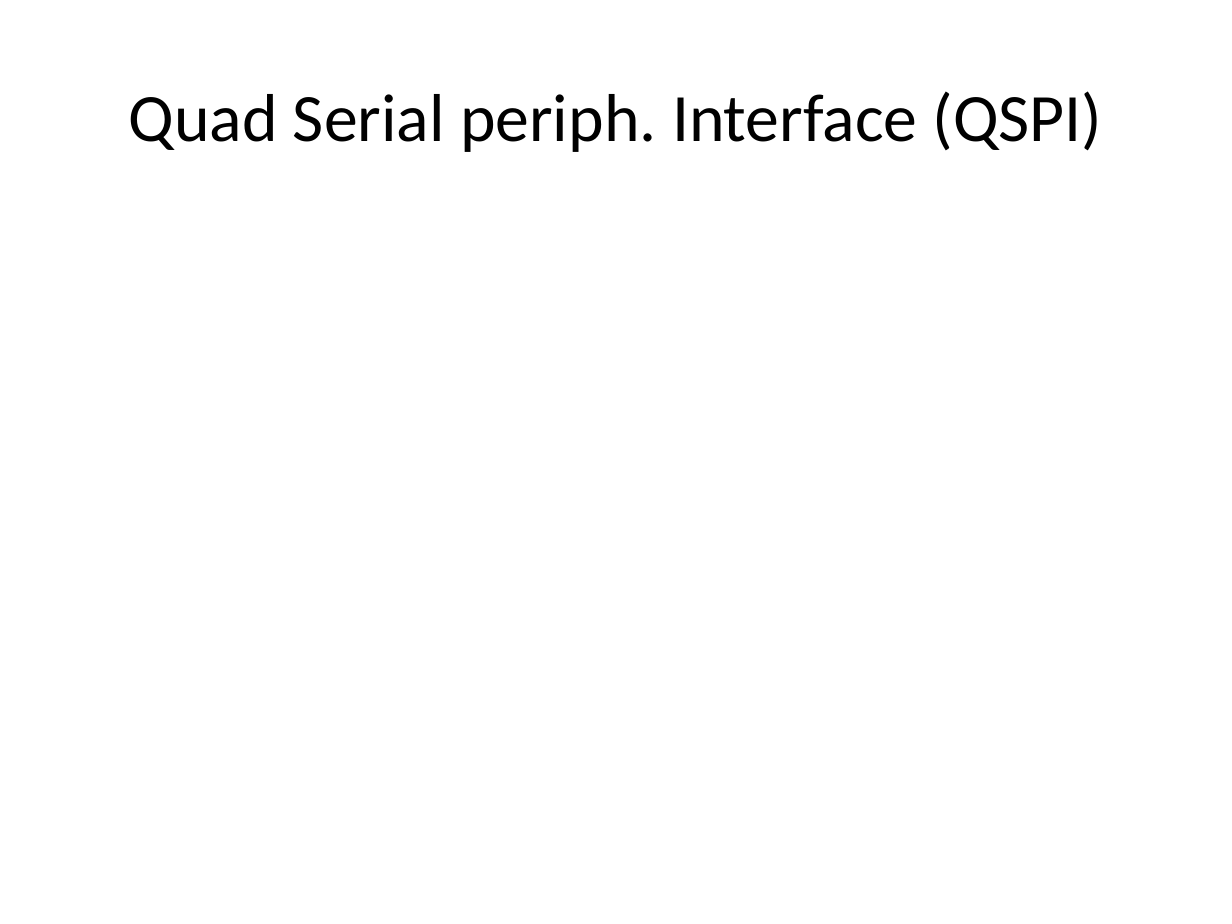
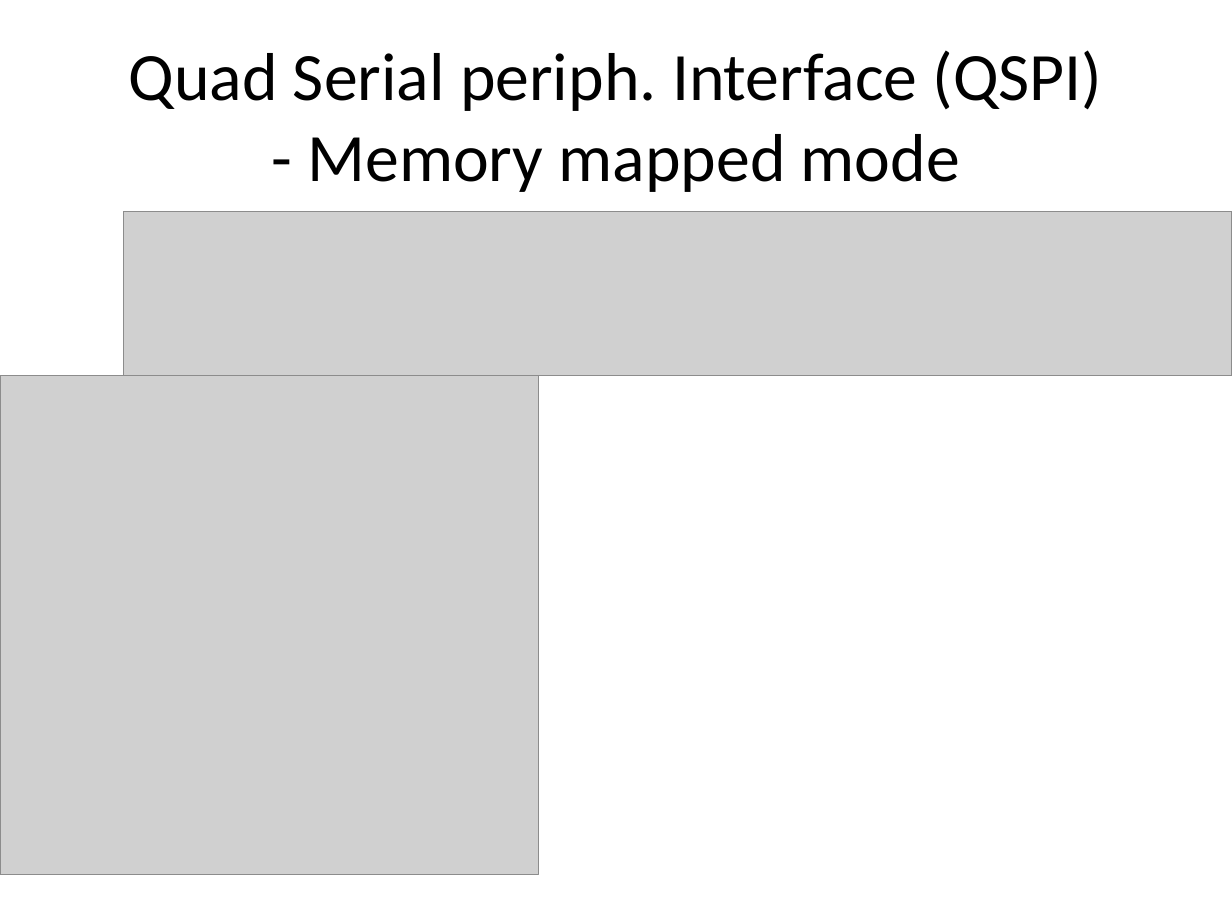
Before and after one commit to trteodor/stm32h747_disco_lvgl_bare_metal, a slide deck: slide 10 of Presenation.pptx. Drawn at 1232x924 pixels with LibreOffice and Linux fonts; fonts in the diff are those of the drawing; grey boxes stand for pictures. Boxes give left, top, right and bottom in pixels: in the first picture for what was removed or moved away, otherwise in the second. Text is boxed around its words. In the diff, an @@ line names an element or a change of style, - is before the commit and + after.

```diff
--- a/Presenation.pptx
+++ b/Presenation.pptx
@@ title at [129, 50, 1103, 192]: text changed @@
-Quad Serial periph. Interface (QSPI)
+Quad Serial periph. Interface (QSPI)
+- Memory mapped mode
@@ picture added at [123, 212, 1232, 376] @@
@@ picture added at [0, 376, 538, 875] @@
```
Also in this commit, not shown: 8 other slides changed, 6 slides added, 6 slides removed, 5 other files.
